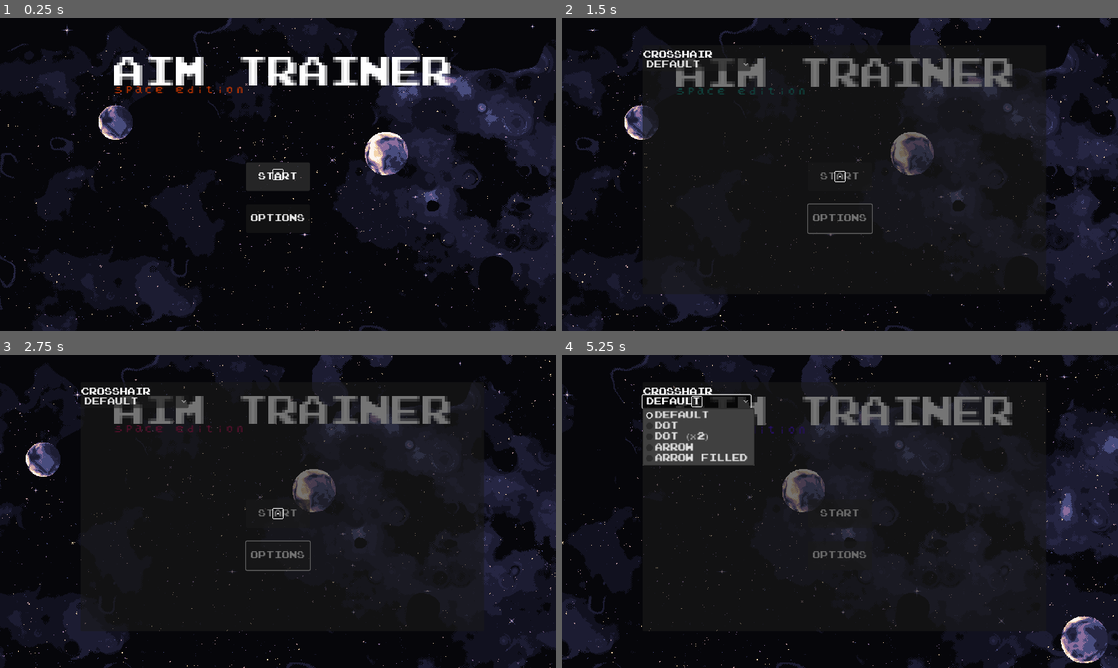
Above: before the commit, frames 1-4 (two rows, left to right).
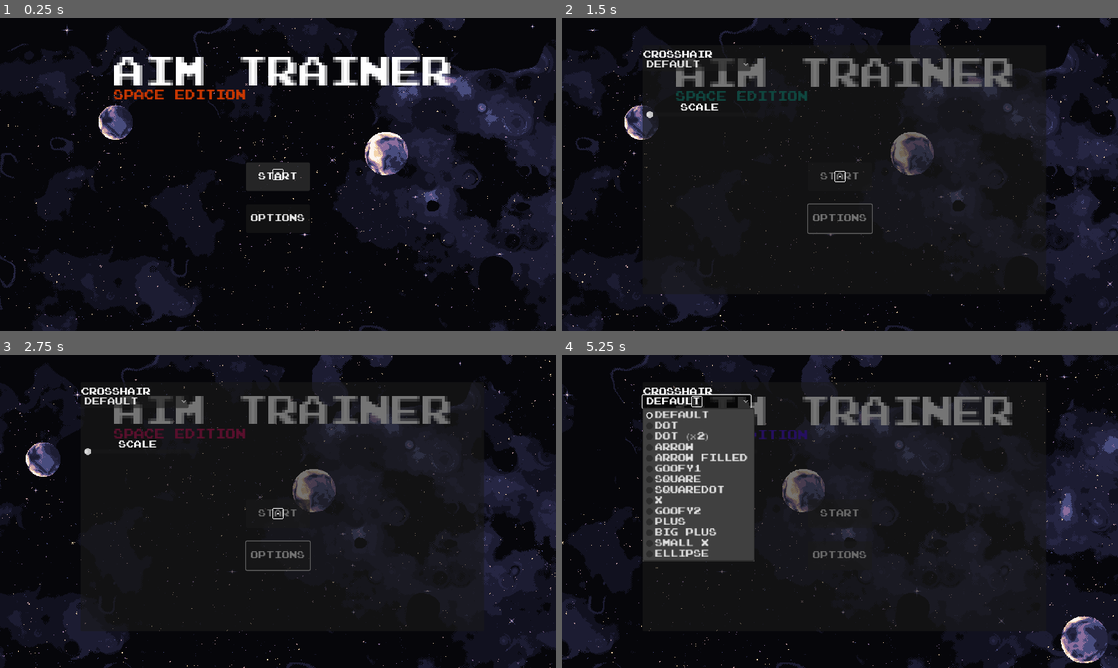
Above: after the commit, the same moments.

Repository: DarkHybrid/Aim-Trainer
Game: Godot game, scene res://init.tscn
Two runs of this game, one before a commit and one after it. Both use one fixed random seed, a clock stepped at 60 frames per second and the inputs below. The engine's default icon, where the game draws it, is replaced by a stand-in: a white triangle on a blue panel in a dark square.
Inputs:
- Up to frame 1 (0.25 s): no input
- Up to frame 2 (1.5 s): click "OPTIONS" at 0.5 s; click "START" at 1.25 s
- Up to frame 3 (2.75 s): click "START" at 2 s
- Up to frame 4 (5.25 s): click "DEFAULT" at 2.75 s; click "DEFAULT" at 3.5 s; click "START" at 4.25 s; click "DEFAULT" at 5 s

The runs differ from the first frame. In frame 1, 0.5% of the frame differs, in the area x 20-45%, y 21-26%; in frame 2, 0.5%; in frame 3, 0.5%; in frame 4, 6.3%, in the area x 14-45%, y 19-66%.

Commit message:
small update

Diff:
--- a/cursor.tscn
+++ b/cursor.tscn
@@ -1,7 +1,7 @@
 [gd_scene load_steps=4 format=3 uid="uid://ow7101idlpsf"]
 
 [ext_resource type="Script" path="res://scripts/cursor.gd" id="1_wa47r"]
-[ext_resource type="Texture2D" uid="uid://23sa00u5ttaw" path="res://crosshair/Crosshair Pack.png" id="2_hnp2i"]
+[ext_resource type="Texture2D" uid="uid://5wb0wo0tv681" path="res://crosshair/Crosshair Pack-sheet.png" id="2_m50qf"]
 
 [sub_resource type="RectangleShape2D" id="RectangleShape2D_2vkfg"]
 size = Vector2(50, 50)
@@ -12,9 +12,8 @@
 
 [node name="Sprite2D" type="Sprite2D" parent="."]
 scale = Vector2(7, 7)
-texture = ExtResource("2_hnp2i")
-hframes = 7
-vframes = 4
+texture = ExtResource("2_m50qf")
+hframes = 28
 
 [node name="Area2D" type="Area2D" parent="."]
 
--- a/mainmenu.tscn
+++ b/mainmenu.tscn
@@ -79,12 +79,11 @@
 [node name="space edition" type="Label" parent="Title"]
 self_modulate = Color(1, 0, 0.00392157, 1)
 layout_mode = 0
-offset_left = -0.250313
-offset_top = 14.0175
-offset_right = 191.75
-offset_bottom = 30.0175
+offset_top = 16.771
+offset_right = 208.0
+offset_bottom = 32.771
 scale = Vector2(0.33, 0.33)
-text = "space edition"
+text = "SPACE EDITION"
 
 [node name="AnimationPlayer" type="AnimationPlayer" parent="Title/space edition"]
 libraries = {
@@ -95,6 +94,7 @@
 [node name="VisibleOnScreenNotifier2D" type="VisibleOnScreenNotifier2D" parent="Title"]
 position = Vector2(84.7309, 60.826)
 scale = Vector2(14.3805, 8.18523)
+metadata/_edit_lock_ = true
 
 [node name="menumusic" type="AudioStreamPlayer" parent="."]
 stream = ExtResource("4_k7kkp")
@@ -119,7 +119,7 @@
 offset_top = 27.0
 offset_right = 144.0
 offset_bottom = 47.0
-item_count = 5
+item_count = 14
 selected = 0
 popup/item_0/text = "DEFAULT"
 popup/item_0/id = 0
@@ -131,6 +131,24 @@
 popup/item_3/id = 3
 popup/item_4/text = "ARROW FILLED"
 popup/item_4/id = 4
+popup/item_5/text = "GOOFY1"
+popup/item_5/id = 5
+popup/item_6/text = "SQUARE"
+popup/item_6/id = 6
+popup/item_7/text = "SQUAREDOT"
+popup/item_7/id = 7
+popup/item_8/text = "X"
+popup/item_8/id = 8
+popup/item_9/text = "GOOFY2"
+popup/item_9/id = 9
+popup/item_10/text = "PLUS"
+popup/item_10/id = 10
+popup/item_11/text = "BIG PLUS"
+popup/item_11/id = 11
+popup/item_12/text = "SMALL X"
+popup/item_12/id = 12
+popup/item_13/text = "ELLIPSE"
+popup/item_13/id = 13
 script = ExtResource("6_xvxqv")
 
 [node name="Label" type="Label" parent="optionsWindow/Panel/OptionButton"]
@@ -140,7 +158,29 @@
 offset_right = 42.0
 text = "CROSSHAIR"
 
+[node name="scale" type="HSlider" parent="optionsWindow/Panel"]
+layout_mode = 0
+offset_left = 7.0
+offset_top = 136.0
+offset_right = 238.0
+offset_bottom = 152.0
+min_value = 10.0
+max_value = 200.0
+step = 0.1
+value = 10.0
+rounded = true
+
+[node name="Label" type="Label" parent="optionsWindow/Panel/scale"]
+layout_mode = 0
+offset_left = 72.0
+offset_top = -15.0
+offset_right = 152.0
+offset_bottom = 1.0
+text = "SCALE"
+
 [connection signal="pressed" from="Button" to="Button" method="_on_pressed"]
 [connection signal="pressed" from="Options" to="Options" method="_on_pressed"]
 [connection signal="screen_entered" from="Title/VisibleOnScreenNotifier2D" to="Title" method="_on_visible_on_screen_notifier_2d_screen_entered"]
 [connection signal="item_selected" from="optionsWindow/Panel/OptionButton" to="optionsWindow/Panel/OptionButton" method="_on_item_selected"]
+[connection signal="tree_entered" from="optionsWindow/Panel/scale" to="optionsWindow" method="_on_scale_tree_entered"]
+[connection signal="value_changed" from="optionsWindow/Panel/scale" to="optionsWindow" method="_on_scale_value_changed"]
--- a/optionsWindow.gd
+++ b/optionsWindow.gd
@@ -1,12 +1,20 @@
 extends Control
+var t = 2
+@onready var globals = get_node("/root/Globals")
 
-
-# Called when the node enters the scene tree for the first time.
+# Called when the node enters the scene tree for the first time
 func _ready():
-	pass # Replace with function body.
-
-
+	$Panel/scale.value = globals.crosshairScale
 # Called every frame. 'delta' is the elapsed time since the previous frame.
 func _process(delta):
 	if Input.is_action_just_pressed("window_toggle"):
 		visible = false
+
+func _on_scale_value_changed(value):
+	globals.crosshairScale = $Panel/scale.value / 10
+	pass # Replace with function body.
+
+
+func _on_scale_tree_entered():
+
+	pass # Replace with function body.
--- a/project.godot
+++ b/project.godot
@@ -49,6 +49,11 @@
 "events": [Object(InputEventKey,"resource_local_to_scene":false,"resource_name":"","device":-1,"window_id":0,"alt_press …(182 unchanged characters)…
 ]
 }
+restart_scene={
+"deadzone": 0.5,
+"events": [Object(InputEventKey,"resource_local_to_scene":false,"resource_name":"","device":-1,"window_id":0,"alt_pressed":false,"shift_pressed":false,"ctrl_pressed":false,"meta_pressed":false,"pressed":false,"keycode":0,"physical_keycode":82,"key_label":0,"unicode":114,"echo":false,"script":null)
+]
+}
 
 [rendering]
 
--- a/scripts/Title.gd
+++ b/scripts/Title.gd
@@ -1,16 +1,11 @@
 extends Label
 @onready var globals = get_node("/root/Globals")
 
-# Called when the node enters the scene tree for the first time.
 func _ready():
 	pass
 
-# Called every frame. 'delta' is the elapsed time since the previous frame.
 func _process(delta):
 	position.y += sin(globals.time) / 6
-	pass
-
 
 func _on_visible_on_screen_notifier_2d_screen_entered():
 	$"space edition/AnimationPlayer".play("rgb_effect")
-	pass # Replace with function body.
--- a/scripts/cursor.gd
+++ b/scripts/cursor.gd
@@ -9,6 +9,7 @@
 	if Input.is_action_just_pressed("mb_left"):
 		_shot()
 	$Sprite2D.frame_coords.x = globals.crosshair
+	$Sprite2D.scale = Vector2(globals.crosshairScale / 2, globals.crosshairScale / 2) + Vector2(7,7)
 
 func _shot():
 	if $Area2D.get_overlapping_areas().size() > 0:
--- a/scripts/globals.gd
+++ b/scripts/globals.gd
@@ -1,5 +1,9 @@
 extends Node
 var cursor = preload("res://cursor.tscn")
+
+#cursor stuff
+var crosshair : int
+var crosshairScale : float
 
 
 var shot : bool
@@ -7,7 +11,7 @@
 var score = 0
 var time : float
 
-var crosshair : int
+
 
 const bgTextures = [preload("res://backgrounds/shootingrange1.png"), preload("res://backgrounds/shootingrange2.png"), preload("res://backgrounds/shootingrange3.png"), preload("res://backgrounds/shootingrange4.png"), preload("res://backgrounds/shootingrange5.png")]
 
--- a/scripts/shooting_range.gd
+++ b/scripts/shooting_range.gd
@@ -11,6 +11,8 @@
 # Called every frame. 'delta' is the elapsed time since the previous frame.
 func _process(delta):
 	queue_redraw()
+	if Input.is_action_just_pressed("restart_scene"):
+		get_tree().reload_current_scene()
 	pass
 
 
--- a/scripts/target.gd
+++ b/scripts/target.gd
@@ -7,5 +7,5 @@
 		_randomize_pos()
 	pass
 func _randomize_pos():
-	position = Vector2(randi_range(0, Screen.screen_width), randi_range(0, Screen.screen_height))
+	position = Vector2(randi_range(128, Screen.screen_width -128), randi_range(128, Screen.screen_height -128))
 	globals.shot = false
--- a/target.tscn
+++ b/target.tscn
@@ -1,7 +1,7 @@
 [gd_scene load_steps=4 format=3 uid="uid://1p0gdp3fmd40"]
 
 [ext_resource type="Script" path="res://scripts/target.gd" id="1_ox0r3"]
-[ext_resource type="Texture2D" uid="uid://sg4ilfxf51nk" path="res://icon.svg" id="2_s8ed4"]
+[ext_resource type="Texture2D" uid="uid://6y0m53xjgebx" path="res://target.png" id="2_hnxch"]
 
 [sub_resource type="RectangleShape2D" id="RectangleShape2D_ly1e7"]
 size = Vector2(124, 127)
@@ -12,7 +12,9 @@
 
 [node name="Sprite2D" type="Sprite2D" parent="."]
 modulate = Color(0.968627, 0.384314, 0.615686, 1)
-texture = ExtResource("2_s8ed4")
+position = Vector2(-4.99999, 1.25)
+scale = Vector2(4.84375, 4.92188)
+texture = ExtResource("2_hnxch")
 
 [node name="Area2D" type="Area2D" parent="."]
 
Binary file added: crosshair/Crosshair Pack-sheet.png
Not shown, added: crosshair/Crosshair Pack-sheet.png.import
Binary file added: target.png
Not shown, added: target.png.import
